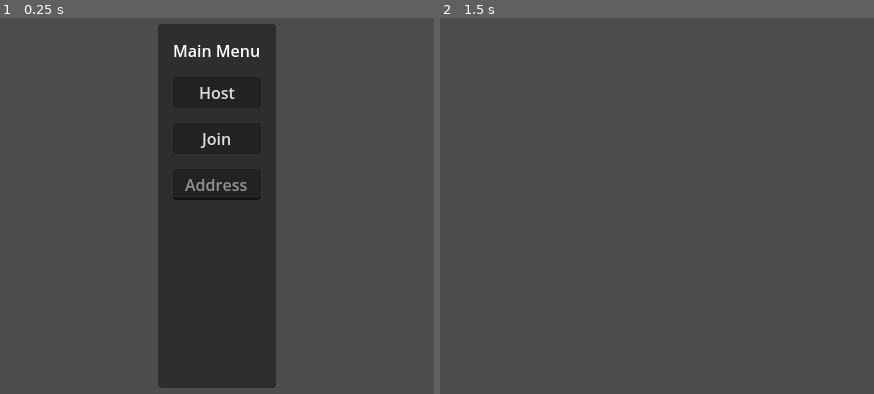
Above: before the commit, frames 1-2 (left to right).
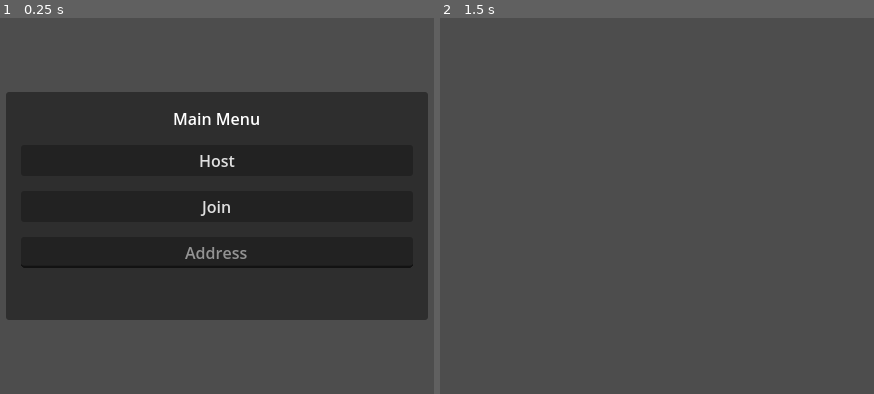
Above: after the commit, the same moments.

Repository: alonn201/Pentago
Game: Godot game, scene res://Scenes/control.tscn
Same seed, same stepped clock (60 frames per second), same inputs: the game is played once before the commit and once after it.
Inputs:
- Up to frame 1 (0.25 s): no input
- Up to frame 2 (1.5 s): click "Host" at 0.5 s; tap Enter at 1.25 s

The runs differ from the first frame. In frame 1, 53% of the frame differs, in the area x 1-99%, y 1-99%; in frame 2, nothing differs.
Error in both runs: Assertion failed: UPNP Discover Failed! Error 24 (res://scripts/control.gd:28)

Commit message:
fix code

Diff:
--- a/Scenes/control.tscn
+++ b/Scenes/control.tscn
@@ -17,10 +17,10 @@
 anchors_preset = 15
 anchor_right = 1.0
 anchor_bottom = 1.0
-offset_left = 357.0
-offset_top = 218.0
-offset_right = -357.0
-offset_bottom = -218.0
+offset_left = 189.0
+offset_top = 286.0
+offset_right = -189.0
+offset_bottom = -286.0
 grow_horizontal = 2
 grow_vertical = 2
 
--- a/scripts/control.gd
+++ b/scripts/control.gd
@@ -35,4 +35,8 @@
 	assert(map_result == UPNP.UPNP_RESULT_SUCCESS, \
 		"UPNP Port Mapping Failed! Error %s" % map_result)
 
-	print("Success! Join Address:" % upnp.query_external_address())
+	var external_ip := upnp.query_external_address()
+	if external_ip == "" or external_ip == null:
+		print("UPnP mapped port but external IP could not be determined.")
+	else:
+		print("Success! Join address: %s:%d" % [external_ip, PORT])
